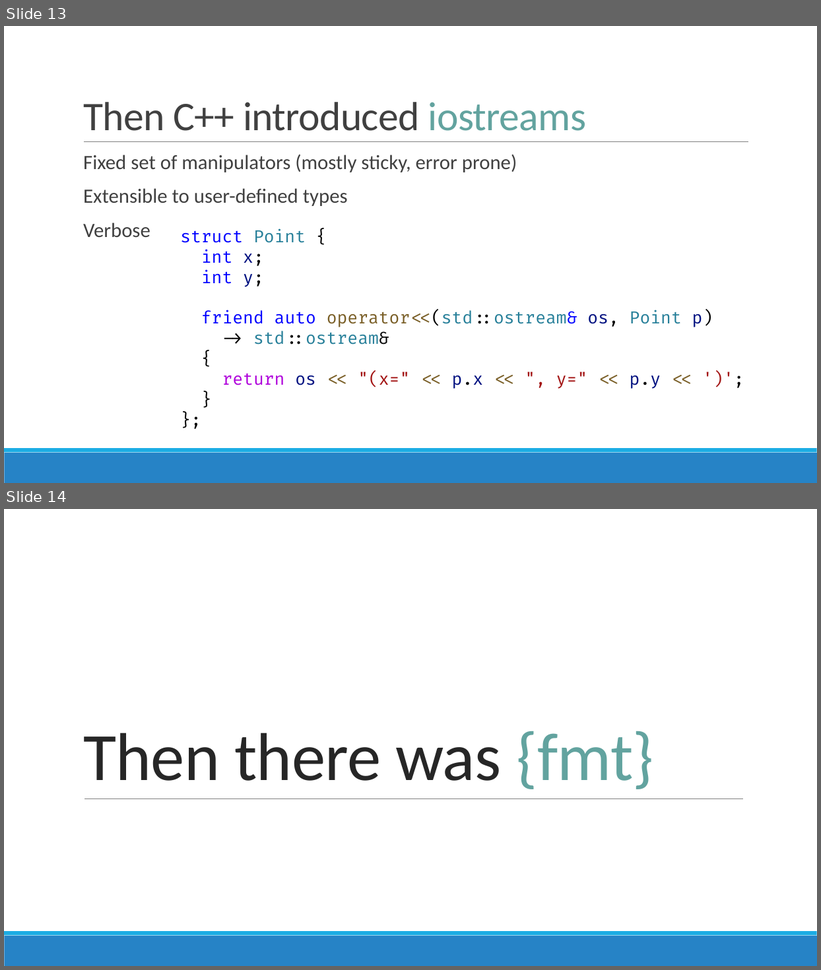
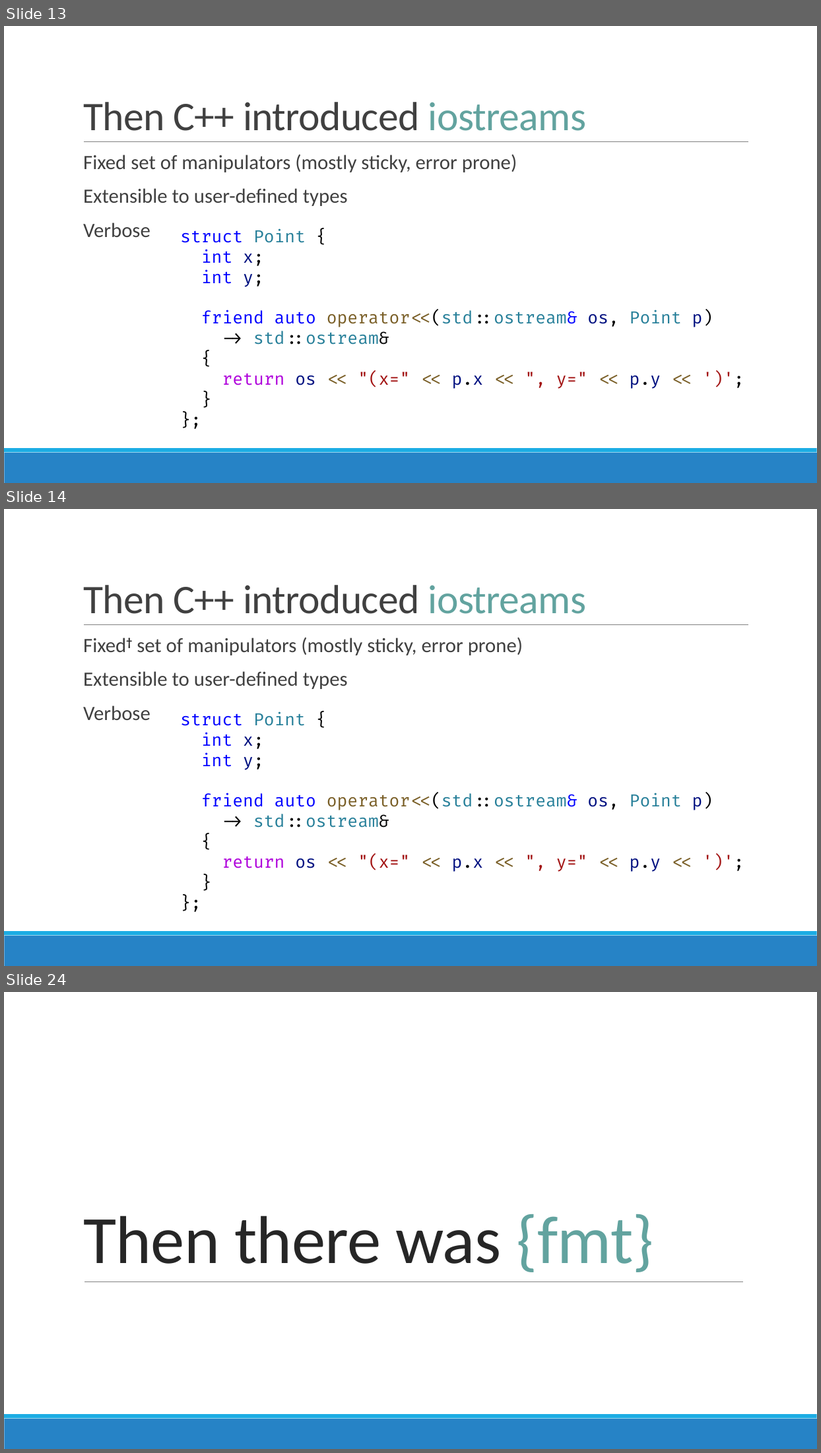
Before and after one commit to brevzin/cpp_proposals, a slide deck: talks/202209_cppcon/The Surprising Complexity of Formatting Ranges.pptx. Shown one above the other, each under a label of ours: slides 13 and 14 before the commit, slides 13, 14 and 24 after it; the slides between them are not shown. The pictures are 821x970 and 821x1453 pixels, drawn with LibreOffice and Linux fonts; fonts in the diff are those of the drawing. Boxes give left, top, right and bottom in pixels: in the first picture for what was removed or moved away, otherwise in the second. Text is boxed around its words. In the diff, an @@ line names an element or a change of style, - is before the commit and + after.

```diff
--- a/talks/202209_cppcon/The Surprising Complexity of Formatting Ranges.pptx
+++ b/talks/202209_cppcon/The Surprising Complexity of Formatting Ranges.pptx
@@ slide 14 added at (x1=4, y1=509, x2=817, y2=966), background #FFFFFF; not listed: 3 template elements that a slide beside it also shows @@
@@ title added at (x1=83, y1=585, x2=587, y2=614), 48 pt, text #404040 @@
+Then C++ introduced iostreams
@@ text added at (x1=83, y1=637, x2=523, y2=720), 24 pt, text #404040 @@
+  Fixed† set of manipulators (mostly sticky, error prone)
+  Extensible to user-defined types
+  Verbose
@@ text added at (x1=180, y1=712, x2=714, y2=872), 20 pt, text #267F99 @@
+struct Point {
+int x;
+int y;
+friend auto operator<<(std::ostream& os, Point p)
+-> std::ostream&
+{
+return os << "(x=" << p.x << ", y=" << p.y << ')';
+}
+};
@@ what was slide 14 is now slide 24 @@
```
Also in this commit, not shown: 3 slides changed, 10 other slides added.
